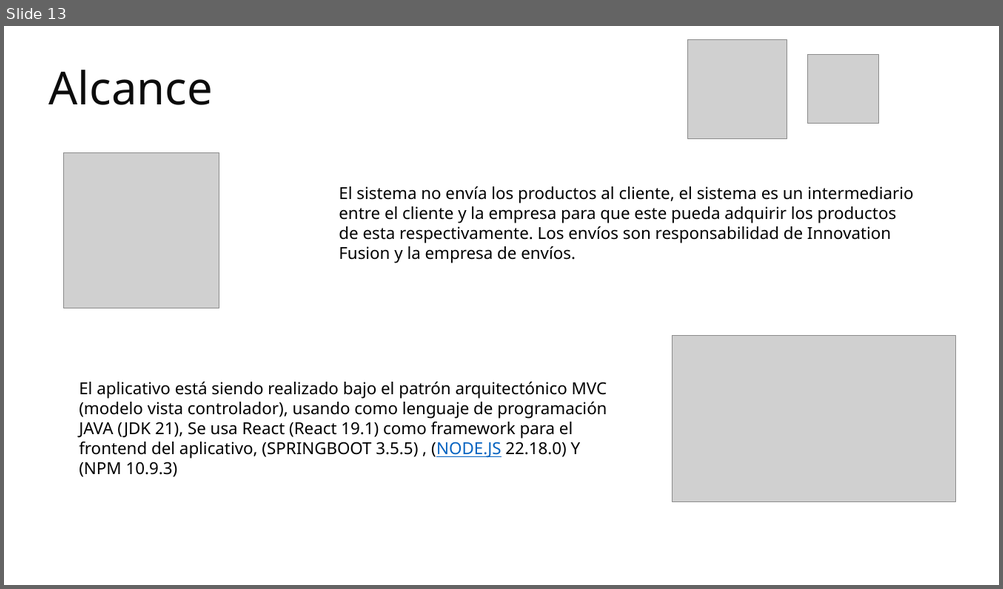
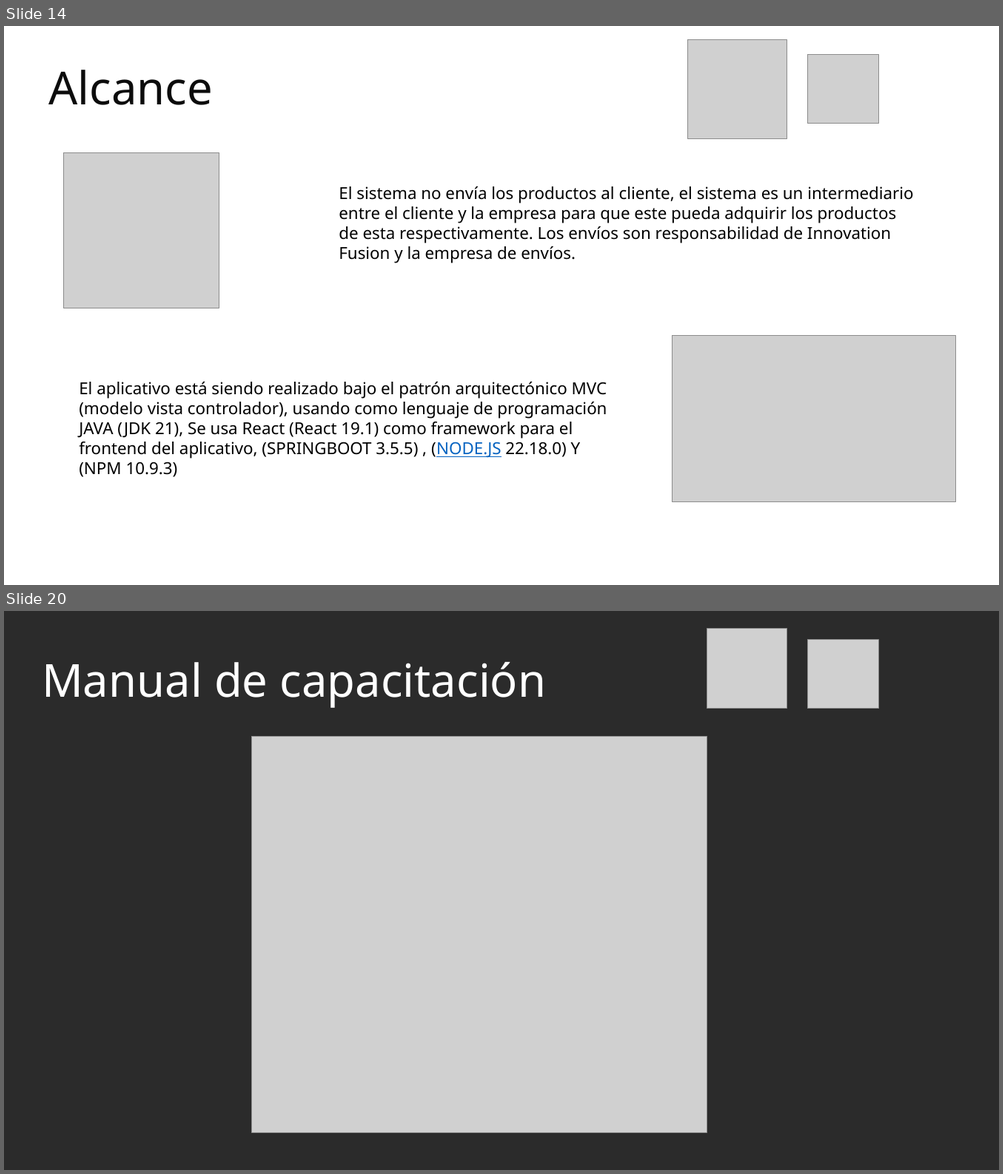
Before and after one commit to Katherin-22/zefiro, a slide deck: 01_proyecto/trim1/01_contextualizacion_proyecto/Presentación del Proyecto.pptx. Shown one above the other, each under a label of ours: slide 13 before the commit, slides 14 and 20 after it; the slides between them are not shown. The pictures are 1003x589 and 1003x1174 pixels, drawn with LibreOffice and Linux fonts; fonts in the diff are those of the drawing; grey boxes stand for pictures; background and template pictures are left out; a plain dark background stands for a picture behind light text. Boxes give left, top, right and bottom in pixels: in the first picture for what was removed or moved away, otherwise in the second. Text is boxed around its words. In the diff, an @@ line names an element or a change of style, - is before the commit and + after.

```diff
--- a/01_proyecto/trim1/01_contextualizacion_proyecto/Presentación del Proyecto.pptx
+++ b/01_proyecto/trim1/01_contextualizacion_proyecto/Presentación del Proyecto.pptx
@@ slide 20 added at [4, 611, 999, 1170], background picture (left out) @@
@@ picture added at [707, 628, 788, 709] @@
@@ picture added at [808, 639, 879, 708] @@
@@ title added at [42, 662, 546, 708], 44 pt, text #FFFFFF @@
+Manual de capacitación
@@ picture added at [252, 736, 707, 1133] @@
@@ what was slide 13 is now slide 14 @@
```
Also in this commit, not shown: 4 slides changed, 8 other slides added.
